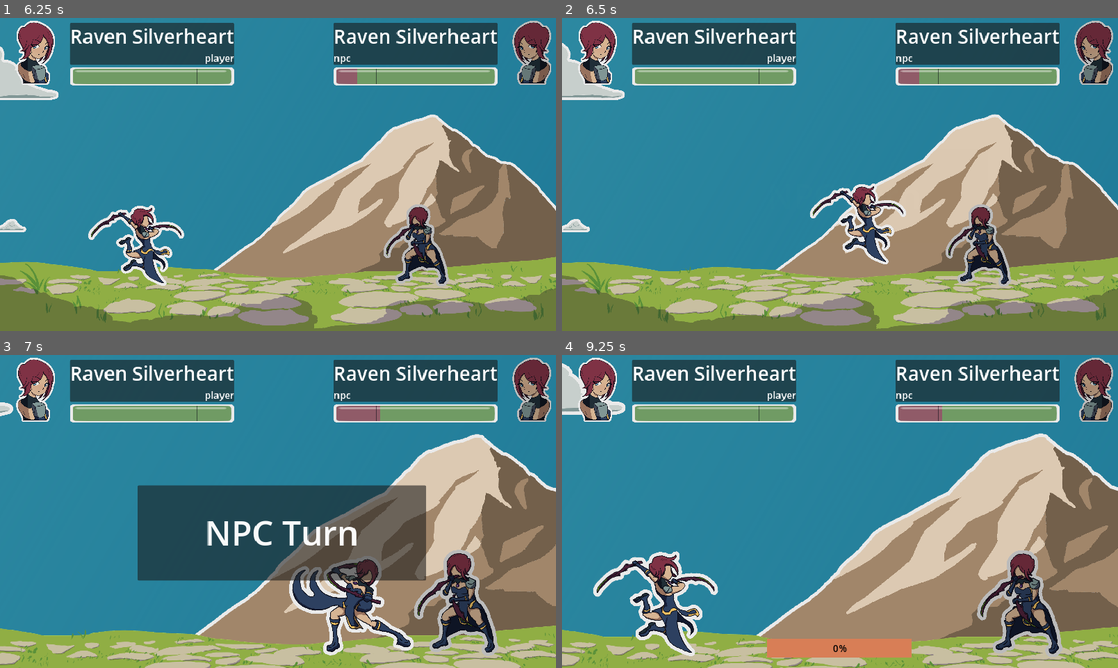
Above: before the commit, frames 1-4 (two rows, left to right).
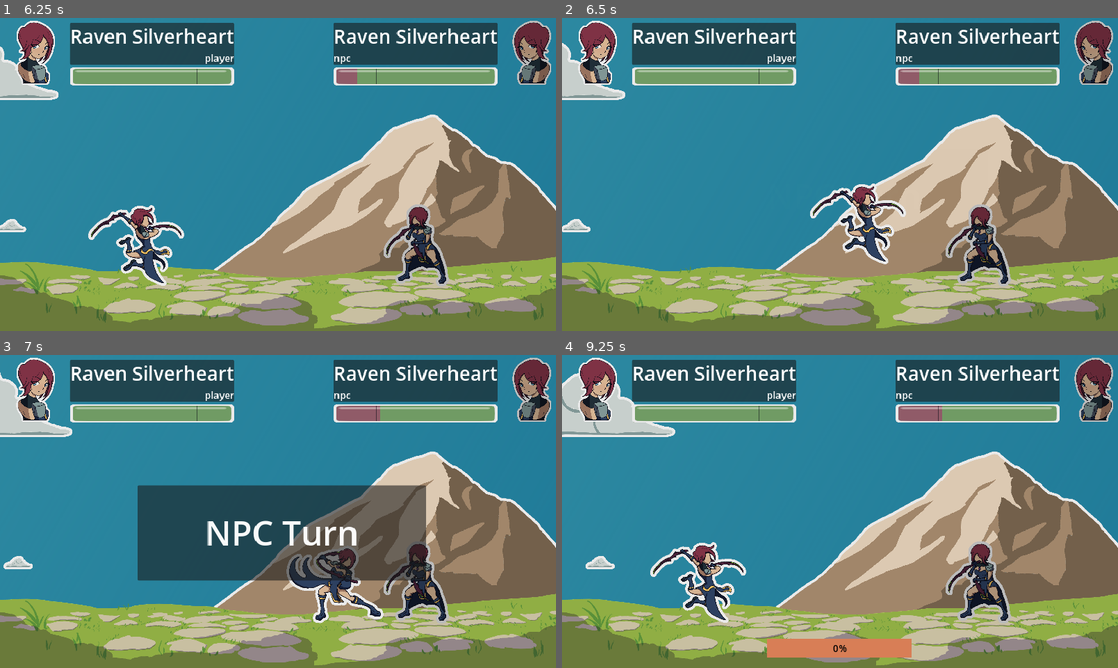
Above: after the commit, the same moments.

Repository: MajorZiploc/sticker_book_moments
Game: Godot game, scene res://scenes/title_scene.tscn
Same seed, same stepped clock (60 frames per second), same inputs: the game is played once before the commit and once after it.
Inputs (mouse positions are in pixels of both pictures, inside the frame that each line leads up to):
- Up to frame 1 (6.25 s): click "Play" at 0.5 s; click "Raven Silverheart" at 1.25 s; click "Raven Silverheart" at 2 s; click "Attack" at 2.75 s; tap Enter (ui_accept) at 3.5, 3.77, 4.52, 6.02 s; move the mouse to (400, 158) at 3.52 s; hold D (right) 3.53-4.28 s; hold F 3.53-4.28 s; click (400, 158) at 3.67 s; move the mouse to (166, 190) at 4.27 s; hold S (down) 4.28-5.03 s; tap Space at 4.35, 5.85 s; move the mouse to (333, 105) at 5.02 s; hold D (right) 5.03-5.78 s; hold F 5.03-5.78 s; move the mouse to (250, 237) at 5.77 s; hold W (up) from 5.78 s (still down); click (250, 237) at 5.92 s
- Up to frame 2 (6.5 s): keep holding W (up)
- Up to frame 3 (7 s): move the mouse to (444, 558) at 6.52 s; release W (up) at 6.53 s; hold A (left) from 6.53 s (still down); hold F from 6.53 s (still down); tap Enter (ui_accept) at 6.77 s
- Up to frame 4 (9.25 s): move the mouse to (673, 464) at 7.27 s; release F at 7.28 s; tap Space at 7.35, 8.85 s; tap Enter (ui_accept) at 7.52, 9.02 s; move the mouse to (867, 511) at 8.02 s; release A (left) at 8.03 s; hold S (down) 8.03-8.78 s; hold F 8.03-8.78 s; click (867, 511) at 8.17 s; move the mouse to (756, 433) at 8.77 s; hold D (right) from 8.78 s (still down)

Frame 1 is identical in both runs. In frame 2, 1.9% of the frame differs, in the area x 0-100%, y 8-100%; in frame 3, 35%; in frame 4, 37%, in the area x 0-100%, y 2-100%.

Commit message:
rn Global.app_state to AppState.data

Diff:
--- a/global.gd
+++ b/app_state.gd
@@ -4,12 +4,12 @@
 
 var current_data_file_name = data_file_name_1;
 
-var app_state = {};
+var data = {};
 
 func load_data(data_file):
   if FileAccess.file_exists(data_file["name"]):
     var file = FileAccess.open(data_file["name"], FileAccess.READ)
-    app_state = file.get_var();
+    data = file.get_var();
 
 func save_data(new_app_state, data_file):
   var file = FileAccess.open(data_file["name"], FileAccess.WRITE)
@@ -22,11 +22,11 @@
   return load_data(current_data_file_name);
 
 func save_session():
-  return save_data(app_state, current_data_file_name);
+  return save_data(data, current_data_file_name);
 
 func delete_session():
   return delete_data(current_data_file_name);
 
-func insert_data(key, data):
-  Global.app_state[key] = Global.app_state.get(key, {});
-  Global.app_state[key].merge(data, true);
+func insert_data(key, data_):
+  data[key] = data.get(key, {});
+  data[key].merge(data_, true);
--- a/project.godot
+++ b/project.godot
@@ -22,7 +22,7 @@
 FrameData="*res://utils/frame_data.gd"
 CombatUnitData="*res://utils/combat_unit_data.gd"
 SceneSwitcher="*res://utils/scene_switcher.gd"
-Global="*res://global.gd"
+AppState="*res://app_state.gd"
 
 [display]
 
--- a/scenes/battle_scene.gd
+++ b/scenes/battle_scene.gd
@@ -121,9 +121,9 @@
   ui_tween.tween_property(ui, "modulate:a", 1, ui_tween_time).set_trans(Tween.TRANS_EXPO);
   npc_turn_ui.modulate.a = 0;
   _init_bg();
-  var player_combat_unit_data_type = Global.app_state["player"]["combat_unit_data_type"];
+  var player_combat_unit_data_type = AppState.data["player"]["combat_unit_data_type"];
   player.unit_data = CombatUnitData.entries[player_combat_unit_data_type];
-  var npc_combat_unit_data_type = Global.app_state["npc"]["combat_unit_data_type"];
+  var npc_combat_unit_data_type = AppState.data["npc"]["combat_unit_data_type"];
   npc.unit_data = CombatUnitData.entries[npc_combat_unit_data_type];
   player.battle_char.update_sprite_texture(player.unit_data.sprite_path);
   npc.battle_char.update_sprite_texture(npc.unit_data.sprite_path);
@@ -216,7 +216,7 @@
       winner = defender;
   if did_battle_end:
     end_battle_scene(winner);
-  Global.save_session();
+  AppState.save_session();
 
 func deal_damage_to(combat_unit: CombatUnit):
   combat_unit.battle_char.take_damage(1);
--- a/scenes/battle_scene.tscn
+++ b/scenes/battle_scene.tscn
@@ -9,7 +9,6 @@
 [ext_resource type="Texture2D" uid="uid://b3py2ffexdgiw" path="res://art/my/bg/base/floor/rubble_field.png" id="4_tlgk2"]
 [ext_resource type="Script" path="res://addons/phantom_camera/scripts/phantom_camera/phantom_camera_2d.gd" id="4_yfoe6"]
 [ext_resource type="Script" path="res://addons/phantom_camera/scripts/resources/tween_resource.gd" id="5_ry2gw"]
-[ext_resource type="Script" path="res://addons/phantom_camera/scripts/phantom_camera_host/phantom_camera_host.gd" id="6_0cwmx"]
 [ext_resource type="Texture2D" uid="uid://cdp0fs15ybgbu" path="res://art/my/bg/obj/small/clouds.png" id="7_fq0pl"]
 [ext_resource type="Texture2D" uid="uid://br8q5kors8idy" path="res://art/my/bg/obj/medium/clouds.png" id="8_lex5n"]
 [ext_resource type="PackedScene" uid="uid://fwq33p5strsa" path="res://combat_unit_info.tscn" id="13_jnomy"]
@@ -226,9 +225,6 @@
 position = Vector2(465, -282)
 zoom = Vector2(0.5, 0.5)
 
-[node name="PhantomCameraHost" type="Node" parent="Camera2D"]
-script = ExtResource("6_0cwmx")
-
 [node name="cam" type="Node2D" parent="."]
 position = Vector2(465, -282)
 script = ExtResource("4_yfoe6")
--- a/scenes/choose_char.gd
+++ b/scenes/choose_char.gd
@@ -6,8 +6,8 @@
   create_char_choices();
 
 func on_char_selected(key: CombatUnitData.Type):
-  Global.insert_data("player", {"combat_unit_data_type": key});
-  Global.save_session();
+  AppState.insert_data("player", {"combat_unit_data_type": key});
+  AppState.save_session();
   SceneSwitcher.change_scene("res://scenes/level_map.tscn", {})
 
 func create_char_choices():
--- a/scenes/level_map.gd
+++ b/scenes/level_map.gd
@@ -6,8 +6,8 @@
   create_char_choices();
 
 func on_char_selected(key: CombatUnitData.Type):
-  Global.insert_data("npc", {"combat_unit_data_type": key});
-  Global.save_session();
+  AppState.insert_data("npc", {"combat_unit_data_type": key});
+  AppState.save_session();
   SceneSwitcher.change_scene("res://scenes/battle_scene.tscn", {});
 
 func create_char_choices():
--- a/scenes/title_scene.gd
+++ b/scenes/title_scene.gd
@@ -5,4 +5,4 @@
   SceneSwitcher.change_scene("res://scenes/choose_char.tscn", {})
 
 func _ready():
-  Global.load_data(Global.current_data_file_name);
+  AppState.load_data(AppState.current_data_file_name);
Not shown: 1 places in scenes/battle_scene.tscn that only renumber resources
